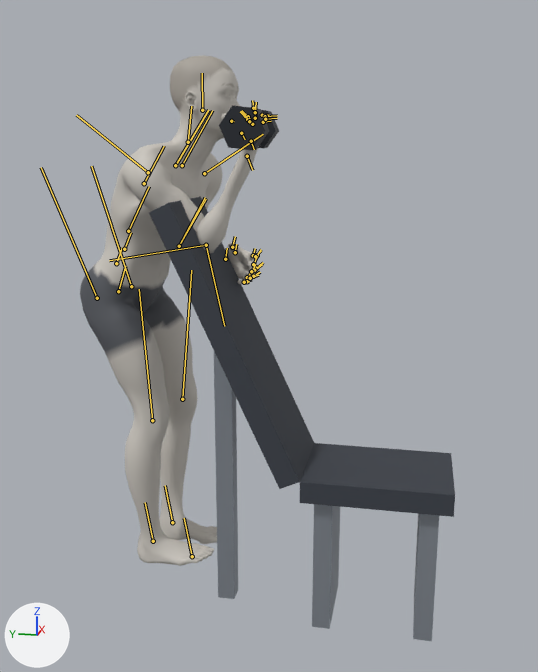
The glTF model exports/single-arm-dumbbell-curl-over-incline.glb, before and after one commit.
The view is the same before and after, from a 50 mm camera at (-2.09, -0.3, 1.39) aimed at (0.16, 0.15, 0.83). The lights are fixed; the arrows at lower left show +X, +Y and +Z. The older version comes first. Both versions are drawn at frame 44 of the action 'single-arm-dumbbell-curl-over-incline_right'; the numbers are the values there. The bones that change, and the others that lie on the model, are drawn over the model as lines.
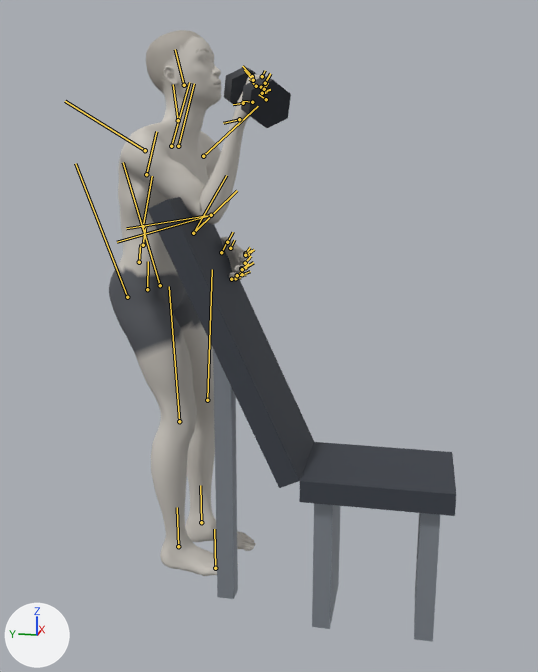
ob_dbr_right is not drawn itself; it is the parent of ob_mesh_4, ob_mesh_5, ob_mesh_6.
ob_props is not drawn itself; it is the parent of ob_bench.

What changed in the scene script:
```text
Change bone_pelvis:
    where bone_pelvis = bpy.data.objects['Body'].pose.bones['pelvis']  # child of 'Root'
    bone_pelvis.location: (-0.685, -0.038, -0.234) -> (-0.582, -0.028, -0.235)
    bone_pelvis.rotation_quaternion: (0.984, 0.011, -0.067, -0.167) -> (0.997, 0.002, -0.068, -0.032)  # degrees (3, -7, -19) -> degrees (1, -8, -4)
Change bone_upperarm_l:
    where bone_upperarm_l = bpy.data.objects['Body'].pose.bones['upperarm_l']  # child of 'clavicle_l'
    bone_upperarm_l.rotation_quaternion: (0.878, -0.367, -0.305, 0.041) -> (0.866, -0.335, -0.371, -0.032)  # degrees (-51, -30, 20) -> degrees (-48, -42, 15)
Change bone_lowerarm_l:
    where bone_lowerarm_l = bpy.data.objects['Body'].pose.bones['lowerarm_l']  # child of 'upperarm_l'
    bone_lowerarm_l.rotation_quaternion: (0.891, 0.134, -0.34, 0.269) -> (0.936, 0.125, -0.278, 0.175)  # degrees (4, -43, 32) -> degrees (9, -34, 18)
Change bone_hand_l:
    where bone_hand_l = bpy.data.objects['Body'].pose.bones['hand_l']  # child of 'lowerarm_l'
    bone_hand_l.rotation_quaternion: (-0.989, -0.079, -0.112, -0.047) -> (-0.971, 0.004, -0.21, -0.112)  # degrees (10, 12, 6) -> degrees (2, 24, 14)
Change bone_upperarm_r:
    where bone_upperarm_r = bpy.data.objects['Body'].pose.bones['upperarm_r']  # child of 'clavicle_r'
    bone_upperarm_r.rotation_quaternion: (0.745, 0.299, 0.21, 0.558) -> (0.769, 0.348, 0.16, 0.512)  # degrees (43, -1, 73) -> degrees (45, -6, 65)
Change bone_hand_r:
    where bone_hand_r = bpy.data.objects['Body'].pose.bones['hand_r']  # child of 'lowerarm_r'
    bone_hand_r.rotation_quaternion: (0.567, 0.603, -0.417, 0.376) -> (0.927, -0.292, 0.141, -0.187)  # degrees (102, -68, -12) -> degrees (-37, 9, -26)
Change bone_lowerarm_twist_r:
    where bone_lowerarm_twist_r = bpy.data.objects['Body'].pose.bones['lowerarm_twist_r']  # child of 'lowerarm_r'
    bone_lowerarm_twist_r.rotation_quaternion: (0.644, 0.549, -0.368, 0.385) -> (0.942, -0.241, 0.162, -0.169)  # degrees (73, -64, 12) -> degrees (-31, 13, -24)
Change bone_thigh_l:
    where bone_thigh_l = bpy.data.objects['Body'].pose.bones['thigh_l']  # child of 'pelvis'
    bone_thigh_l.rotation_quaternion: (0.932, -0.074, 0.127, 0.33) -> (0.971, -0.059, 0.135, 0.188)  # degrees (-3, 17, 39) -> degrees (-4, 17, 21)
Change bone_calf_l:
    where bone_calf_l = bpy.data.objects['Body'].pose.bones['calf_l']  # child of 'thigh_l'
    bone_calf_l.rotation_quaternion: (0.981, -0.04, 0.026, -0.188) -> (0.987, -0.017, 0.019, -0.162)  # degrees (-5, 2, -22) -> degrees (-2, 2, -19)
Change bone_foot_l:
    where bone_foot_l = bpy.data.objects['Body'].pose.bones['foot_l']  # child of 'calf_l'
    bone_foot_l.rotation_quaternion: (0.983, 0.114, -0.102, 0.1) -> (0.991, 0.096, -0.091, 0.007)  # degrees (12, -13, 10) -> degrees (11, -11, 0)
Change bone_thigh_r:
    where bone_thigh_r = bpy.data.objects['Body'].pose.bones['thigh_r']  # child of 'pelvis'
    bone_thigh_r.rotation_quaternion: (0.942, 0.051, 0.009, 0.332) -> (0.981, 0.054, 0.002, 0.185)  # degrees (6, -1, 39) -> degrees (6, -1, 21)
Change bone_calf_r:
    where bone_calf_r = bpy.data.objects['Body'].pose.bones['calf_r']  # child of 'thigh_r'
    bone_calf_r.rotation_quaternion: (0.98, 0.042, -0.027, -0.191) -> (0.986, 0.017, -0.02, -0.165)  # degrees (5, -2, -22) -> degrees (2, -2, -19)
Change bone_foot_r:
    where bone_foot_r = bpy.data.objects['Body'].pose.bones['foot_r']  # child of 'calf_r'
    bone_foot_r.rotation_quaternion: (0.986, -0.093, 0.101, 0.096) -> (0.993, -0.074, 0.092, 0.007)  # degrees (-10, 12, 10) -> degrees (-9, 11, 0)
```

Boxes [x1, y1, x2, y2] around the edits, measured in the pictures (538 x 672 px):
'Mesh_0', posed
    before: [80, 55, 267, 566]
    after: [109, 30, 263, 576]
'Mesh_10', posed
    before: [149, 196, 314, 489]
    after: [147, 197, 314, 488]
'Mesh_7', posed
    before: [300, 443, 455, 517]
    after: [299, 442, 456, 516]
'Mesh_11', posed
    before: [214, 352, 238, 599]
    after: [213, 349, 238, 599]
'Mesh_8', posed
    before: [312, 504, 340, 629]
    after: [312, 503, 340, 629]
'Mesh_9', posed
    before: [413, 514, 439, 641]
    after: [414, 513, 440, 642]
'Mesh_5', posed
    before: [219, 105, 269, 150]
    after: [224, 67, 257, 106]
'Mesh_6', posed
    before: [258, 110, 279, 148]
    after: [241, 76, 291, 128]
bone 'pelvis', root to tip
    before: (118, 291) to (125, 266)
    after: (147, 289) to (148, 261)
bone 'upperarm_l', root to tip
    before: (204, 173) to (263, 134)
    after: (203, 156) to (258, 106)
bone 'lowerarm_l', root to tip
    before: (179, 246) to (205, 197)
    after: (193, 233) to (226, 175)
bone 'hand_l', root to tip
    before: (225, 259) to (227, 248)
    after: (221, 252) to (227, 242)
bone 'upperarm_r', root to tip
    before: (148, 172) to (76, 115)
    after: (145, 150) to (65, 101)
bone 'hand_r', root to tip
    before: (247, 156) to (252, 170)
    after: (239, 119) to (223, 123)
bone 'lowerarm_twist_r', root to tip
    before: (206, 245) to (224, 326)
    after: (211, 215) to (126, 228)
bone 'thigh_l', root to tip
    before: (131, 286) to (91, 166)
    after: (160, 285) to (123, 162)
bone 'calf_l', root to tip
    before: (182, 399) to (191, 270)
    after: (207, 400) to (212, 269)
bone 'foot_l', root to tip
    before: (172, 522) to (165, 485)
    after: (201, 522) to (200, 485)
bone 'thigh_r', root to tip
    before: (97, 298) to (41, 167)
    after: (127, 297) to (75, 163)
bone 'calf_r', root to tip
    before: (152, 420) to (139, 289)
    after: (179, 421) to (169, 286)
bone 'foot_r', root to tip
    before: (153, 541) to (145, 502)
    after: (178, 546) to (177, 507)
